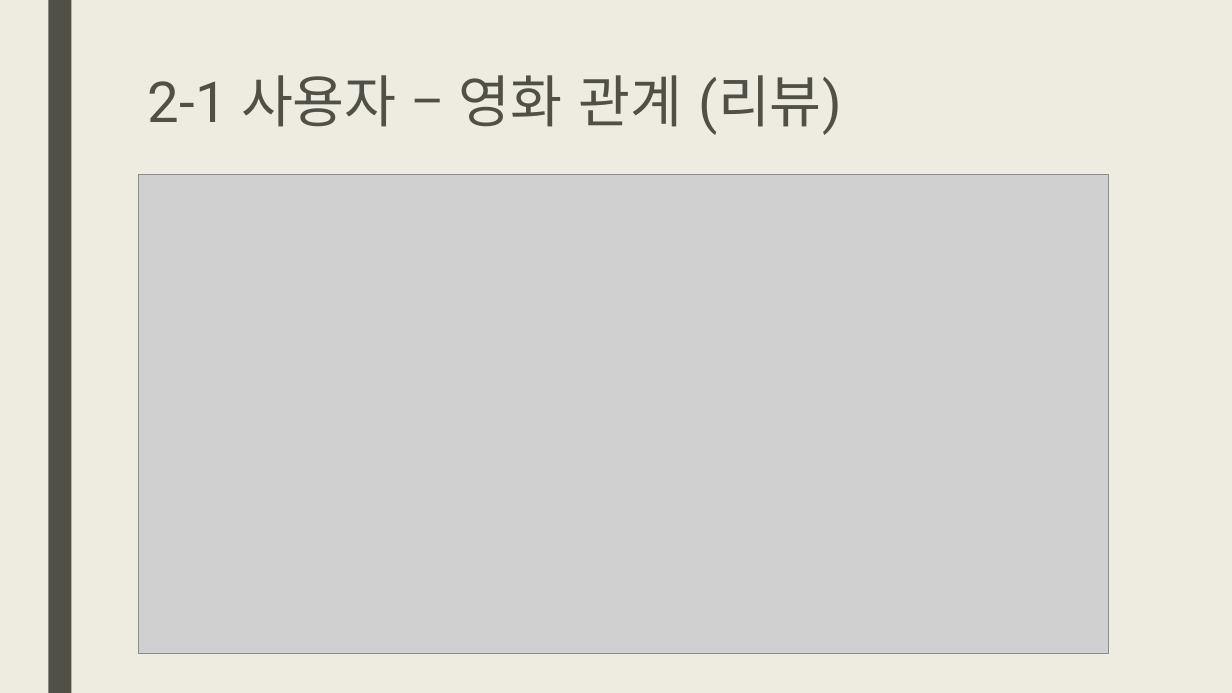
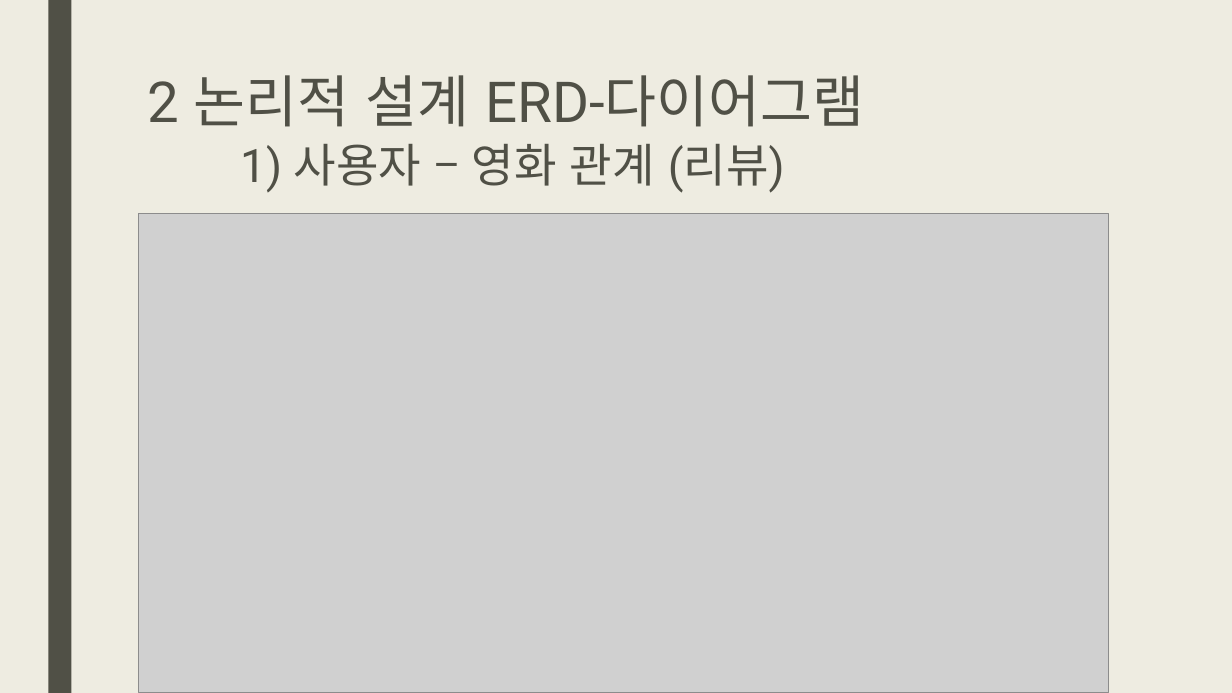
Before and after one commit to cyphen156/Workspace, a slide deck: slide 5 of Access/기말발표_오융택.pptx (slide 4 before the commit). Drawn at 1232x693 pixels with LibreOffice and Linux fonts; fonts in the diff are those of the drawing; grey boxes stand for pictures. Boxes give left, top, right and bottom in pixels: in the first picture for what was removed or moved away, otherwise in the second. Text is boxed around its words. In the diff, an @@ line names an element or a change of style, - is before the commit and + after.

```diff
--- a/Access/기말발표_오융택.pptx
+++ b/Access/기말발표_오융택.pptx
@@ title at (148,75,864,193): text changed @@
-2-1 사용자 – 영화 관계 (리뷰)
+2 논리적 설계 ERD-다이어그램
+1) 사용자 – 영화 관계 (리뷰)
@@ picture: place and size @@
-picture at (139,175,1109,654)
+picture at (139,213,1109,693)
```
Also in this commit, not shown: 4 other slides changed, 6 slides added, 1 slide removed, 29 other files.
